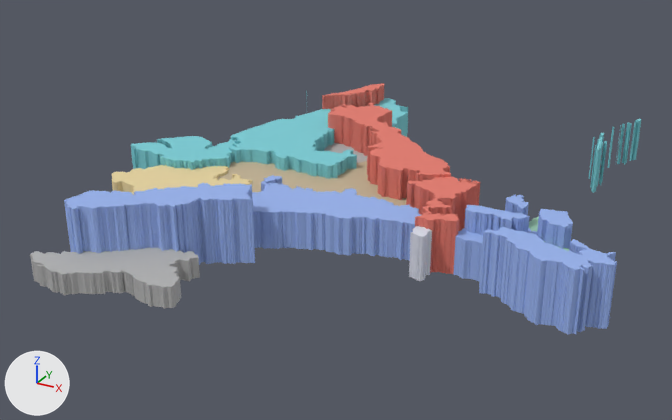
Renders of the glTF model india.glb from each side of a commit.
One viewpoint serves both versions: a 50 mm camera at (7.44, -13.42, 6.71) aimed at (0.14, -0.15, 0.08). Every picture has the same lights, and +X, +Y and +Z are marked at lower left. The first picture is the older version. Vertices at exactly the same position are counted once.

Names of what the first picture shows: 'India_geography_extruded'.
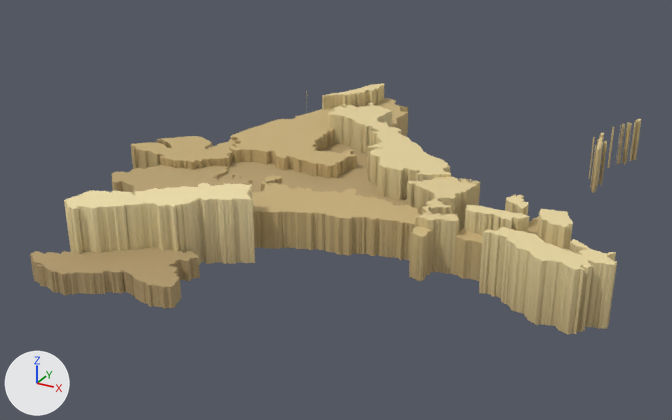
Changed parts and their boxes [x1, y1, x2, y2] in the pictures (672 x 420 px):
part 1 of me_india, reshaped: after [337, 110, 401, 132]
part 2 of me_india, recoloured (blue to brown): [30, 85, 641, 335] in both

The edits, one by one:
me_india is used by ob_india_geography_extruded; location (0.0, 0.0, 0.0).
me_india had 41152 vertices, 78612 faces and spanned x -4.33..5.34, y -4.71..5.29, z 0.0..1.1.
me_india now has 41189 vertices, 78712 faces and spans x -4.33..5.34, y -4.71..5.29, z 0.0..1.1.
me_india part 1: 2 vertices removed from x 0.83, y 1.26, z 0.0..0.95; 15 vertices added at x 0.33..0.84, y 1.26..2.01, z 0.0..0.95.
me_india part 2: 58681 kept faces spanning x -4.33..5.34, y -4.71..5.29, z 0.0..1.1 get new vertex colours.
Other edits to the shape of me_india do not show in these pictures.
